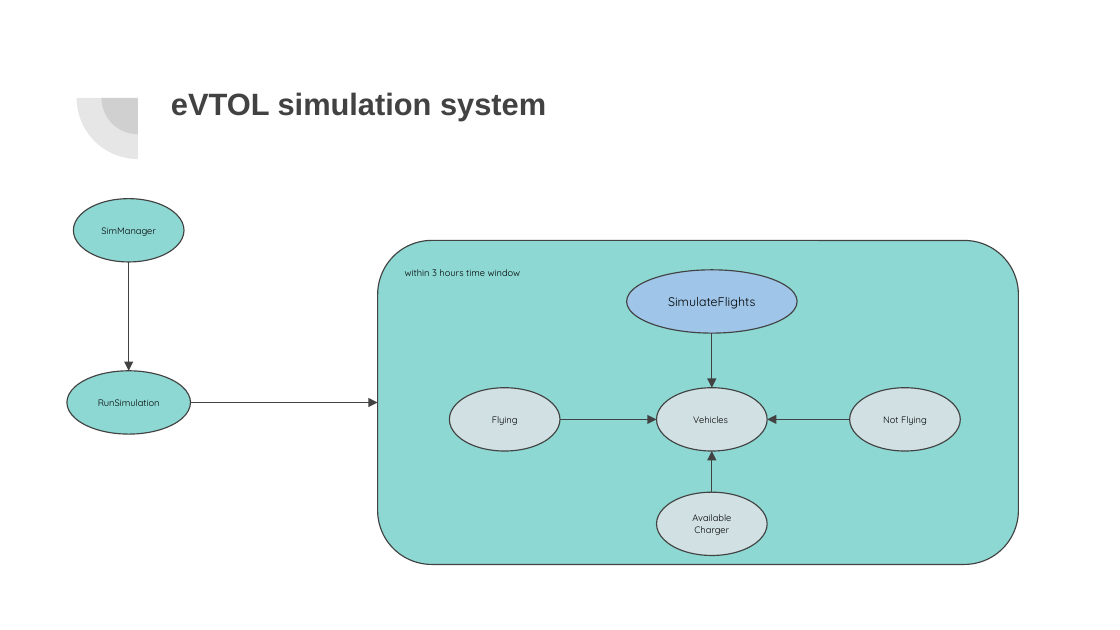
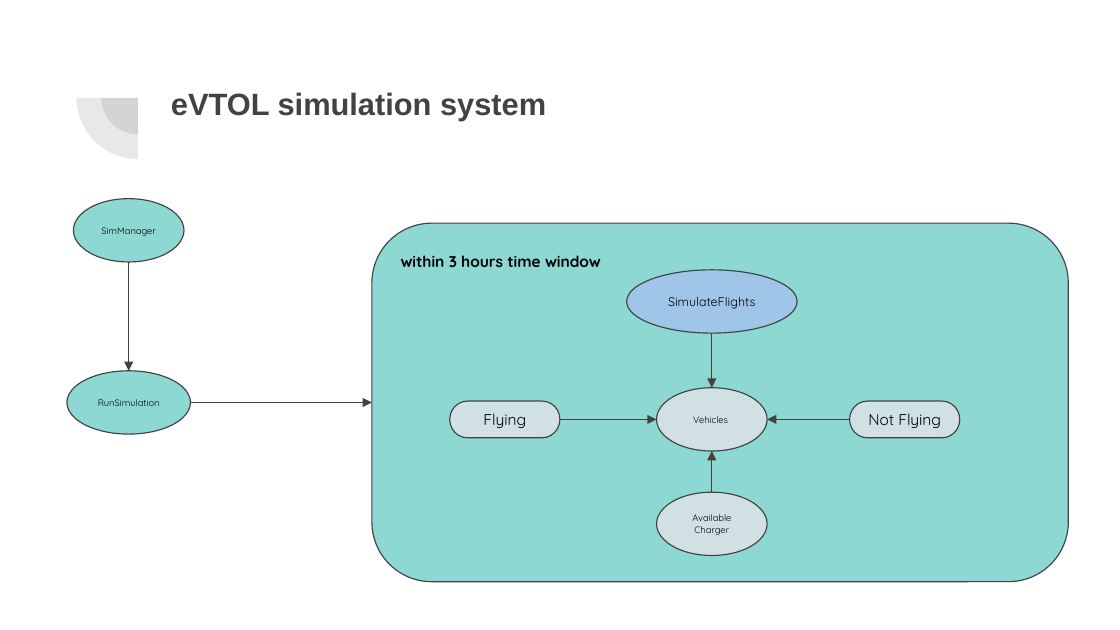
Before and after one commit to jsw2022/eVTOL_Simulation, a slide deck: slide 4 of doc/eVTOL Simulation V_01_00_01 Design.pptx. Drawn at 1120x630 pixels with LibreOffice and Linux fonts; fonts in the diff are those of the drawing. Boxes give left, top, right and bottom in pixels: in the first picture for what was removed or moved away, otherwise in the second. Text is boxed around its words. In the diff, an @@ line names an element or a change of style, - is before the commit and + after.

```diff
--- a/doc/eVTOL Simulation V_01_00_01 Design.pptx
+++ b/doc/eVTOL Simulation V_01_00_01 Design.pptx
@@ rounded rectangle "within 3 hours time window": place and size @@
-rounded rectangle "within 3 hours time window" at <box>377,241,1018,564</box>
+rounded rectangle "within 3 hours time window" at <box>372,223,1068,581</box>
@@ rounded rectangle "within 3 hours time window" at <box>372,223,1068,581</box>: size 6 to 10 pt, bold on @@
@@ arrow moved from (190, 402) - (377, 402) to (190, 402) - (372, 402) @@
@@ pill shape "Flying": place and size @@
-pill shape "Flying" at <box>449,388,560,451</box>
+pill shape "Flying" at <box>450,401,560,438</box>
@@ pill shape "Flying" at <box>450,401,560,438</box>: size 6 to 10 pt; ellipse to pill shape @@
@@ pill shape "Not Flying" at <box>850,401,960,438</box>: size 6 to 10 pt; ellipse to pill shape @@
@@ pill shape "Not Flying": place and size @@
-pill shape "Not Flying" at <box>850,388,961,451</box>
+pill shape "Not Flying" at <box>850,401,960,438</box>
```
Also in this commit, not shown: 3 other slides changed, 2 other files.
